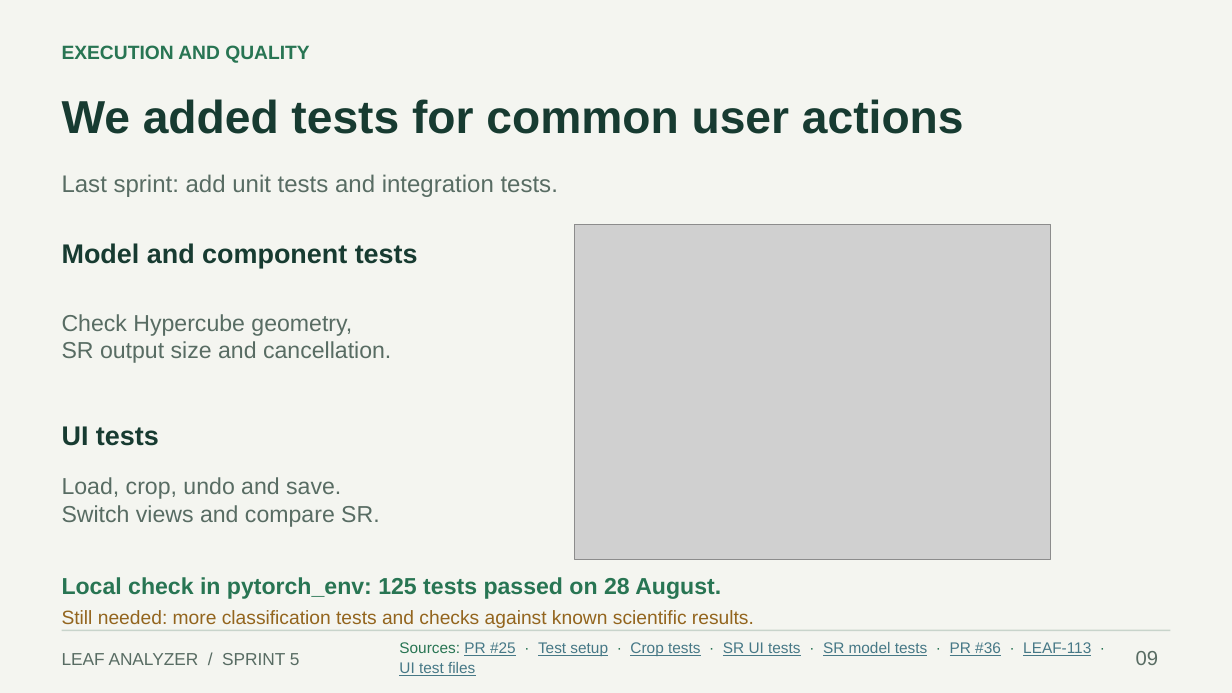
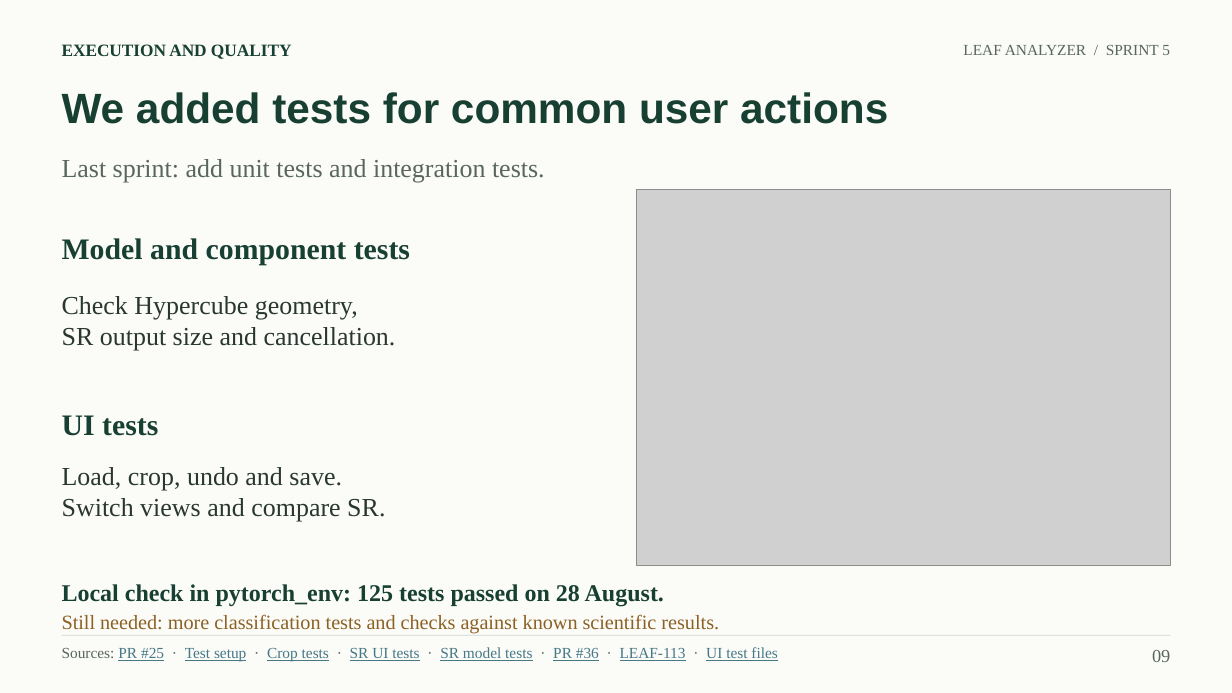
Before and after one commit to Techlauncher-LeafAnalyzer/Hyperspectral-Image-Inspector, a slide deck: slide 9 of docs/presentations/Sprint-5-Review.pptx. Drawn at 1232x693 pixels with LibreOffice and Linux fonts; fonts in the diff are those of the drawing; grey boxes stand for pictures. Boxes give left, top, right and bottom in pixels: in the first picture for what was removed or moved away, otherwise in the second. Text is boxed around its words. In the diff, an @@ line names an element or a change of style, - is before the commit and + after.

Commit message:
docs: polish sprint review typography and layouts

```diff
--- a/docs/presentations/Sprint-5-Review.pptx
+++ b/docs/presentations/Sprint-5-Review.pptx
@@ background #F4F5F0 to #FBFBF8 @@
@@ text "EXECUTION AND QUALITY" at <box>62,44,292,59</box>: size 15 to 13.5 pt, font Arial to Times New Roman, text colour #287553 to #173F32 @@
@@ text "LEAF ANALYZER / SPRINT 5": place and size @@
-text "LEAF ANALYZER / SPRINT 5" at <box>62,653,300,665</box>
+text "LEAF ANALYZER / SPRINT 5" at <box>963,45,1170,55</box>
@@ text "LEAF ANALYZER / SPRINT 5" at <box>963,45,1170,55</box>: size 13.5 to 12 pt, font Arial to Times New Roman, text colour #586C63 to #59665F; alignment left to right @@
@@ text "We added tests for common ...": place and size @@
-text "We added tests for common ..." at <box>62,99,964,134</box>
+text "We added tests for common ..." at <box>62,92,888,124</box>
@@ text "We added tests for common ..." at <box>62,92,888,124</box>: size 36 to 33 pt, text colour #173B31 to #173F32 @@
@@ text "Last sprint: add unit tests ...": place and size @@
-text "Last sprint: add unit tests ..." at <box>62,174,558,197</box>
+text "Last sprint: add unit tests ..." at <box>62,159,545,183</box>
@@ text "Last sprint: add unit tests ..." at <box>62,159,545,183</box>: size 18.8 to 20.2 pt, font Arial to Times New Roman, text colour #586C63 to #59665F @@
@@ picture: place and size @@
-picture at <box>575,225,1052,559</box>
+picture at <box>637,189,1171,565</box>
@@ text "Model and component tests" at <box>62,238,410,265</box>: size 21 to 23.2 pt, font Arial to Times New Roman, text colour #173B31 to #173F32 @@
@@ text "Check Hypercube geometry," at <box>62,296,396,351</box>: size 18 to 20.2 pt, font Arial to Times New Roman, text colour #586C63 to #293730 @@
@@ text "Check Hypercube geometry,": place and size @@
-text "Check Hypercube geometry," at <box>62,314,391,363</box>
+text "Check Hypercube geometry," at <box>62,296,396,351</box>
@@ text "UI tests": place and size @@
-text "UI tests" at <box>62,426,159,446</box>
+text "UI tests" at <box>62,415,158,436</box>
@@ text "UI tests" at <box>62,415,158,436</box>: size 21 to 23.2 pt, font Arial to Times New Roman, text colour #173B31 to #173F32 @@
@@ text "Load, crop, undo and save.": place and size @@
-text "Load, crop, undo and save." at <box>62,477,379,527</box>
+text "Load, crop, undo and save." at <box>62,467,385,522</box>
@@ text "Load, crop, undo and save." at <box>62,467,385,522</box>: size 18 to 20.2 pt, font Arial to Times New Roman, text colour #586C63 to #293730 @@
@@ text "Local check in pytorch_env: 125 ..." at <box>62,584,664,607</box>: size 18 to 18.8 pt, font Arial to Times New Roman, text colour #287553 to #173F32 @@
@@ text "Still needed: more classification tests ..." at <box>62,614,719,633</box>: size 15 to 15.8 pt, font Arial to Times New Roman, text colour #93651E to #8C6125 @@
@@ text "Sources: PR #25 · Test ...": place and size @@
-text "Sources: PR #25 · Test ..." at <box>399,642,1091,676</box>
+text "Sources: PR #25 · Test ..." at <box>62,647,777,662</box>
@@ text "Sources: PR #25 · Test ..." at <box>62,647,777,662</box>: font Arial to Times New Roman; text colour #287553 to #59665F in "Sources: · · · · · · ..."; line spacing 1.08 to 1 @@
@@ line moved from (62, 630) - (1171, 630) to (62, 636) - (1171, 636) @@
@@ line (62, 636) - (1171, 636): stroke #C8D4CB 1.13 pt to #CCD5CF 0.75 pt @@
@@ text "09" at <box>1152,650,1170,662</box>: size 15.8 to 14.2 pt, font Arial to Times New Roman, text colour #586C63 to #59665F; alignment left to right @@
```
Also in this commit, not shown: 13 other slides changed.
